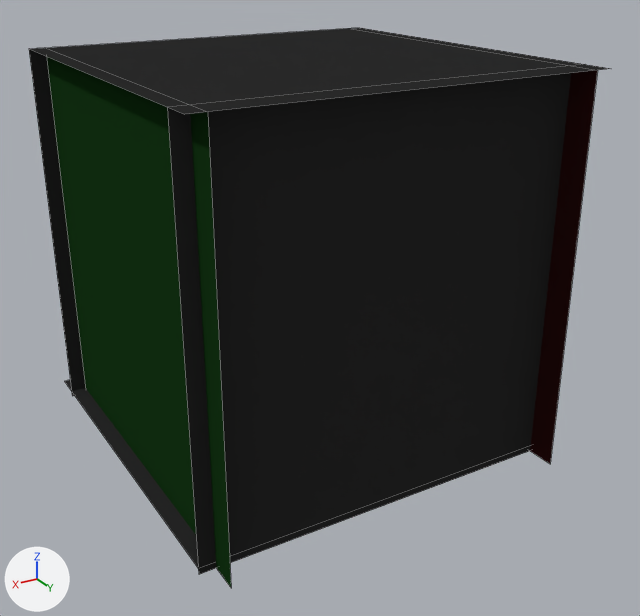
The Blender file luxblend_reference/scene.blend: old version first, new version second.
Camera for both pictures: a 50 mm lens placed at (6.39, 11.71, 2.1), pointed at (-0.19, 0.73, -3.38). Every picture has the same lights, and +X, +Y and +Z are marked at lower left. Mesh edges are drawn as thin lines.

Names of what the first picture shows: 'back_wall', 'ceiling', 'floor', 'front_wall', 'left_wall', 'right_wall'.
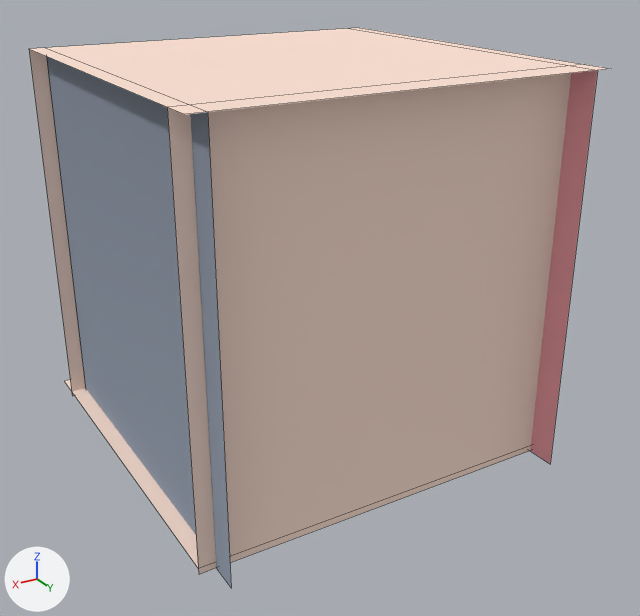
The change in detail:
Material 'grey' (mat_grey) changes colour from black #2b2b2b to beige #fde2d4; in linear values from (0.024, 0.024, 0.024) to (0.98, 0.76, 0.66).
In material 'grey' (mat_grey), roughness goes from 0.5 to 0.1.
Material 'green' (mat_green) changes colour from dark green #163816 to grey #8e97a6; in linear values from (0.008, 0.0392, 0.008) to (0.27, 0.31, 0.38).
In material 'green' (mat_green), roughness goes from 0.5 to 0.5.
Material 'red' (mat_red) changes colour from dark red #381616 to pink #f7afb8; in linear values from (0.0392, 0.008, 0.008) to (0.93, 0.43, 0.48).
In material 'red' (mat_red), roughness goes from 0.5 to 0.5.

Where the change shows, as pixel boxes (x1, y1, x2, y2) in the pictures (640 x 616 px):
'front_wall', recoloured (black to beige): (167, 73, 571, 574) in both
'right_wall', recoloured (black to grey): (46, 56, 231, 587) in both
'ceiling', recoloured (black to beige): (30, 28, 610, 114) in both
'left_wall', recoloured: (530, 70, 598, 464) in both
'back_wall', recoloured (black to grey): (29, 49, 85, 396) in both
'floor', recoloured (black to white): (65, 380, 198, 567) in both
